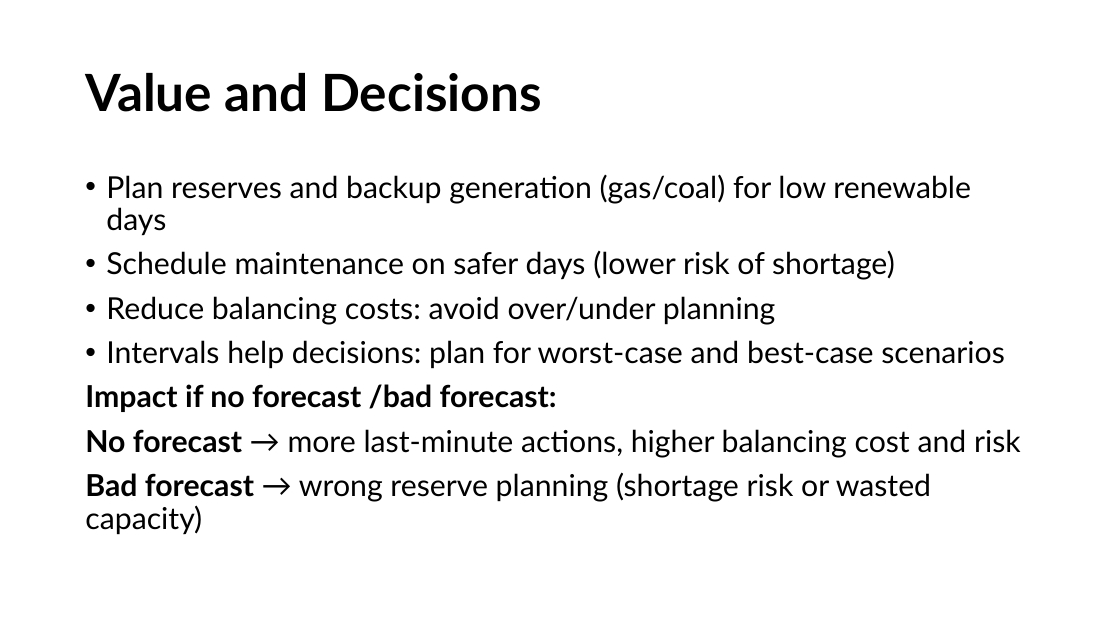
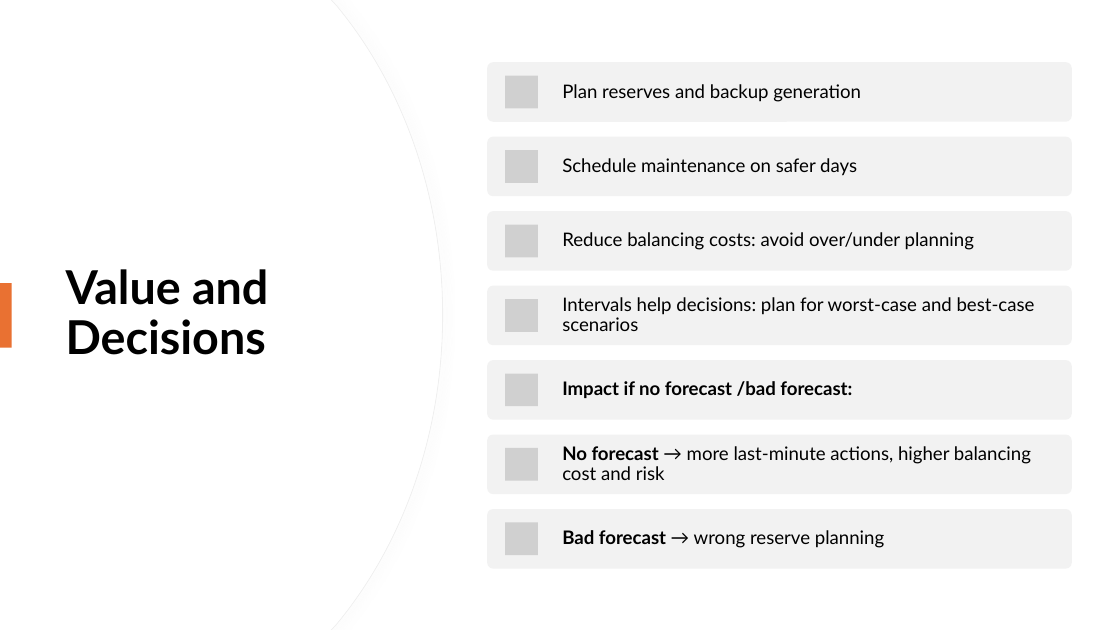
Before and after one commit to mireiamonbu/Spanish-Forecasters-MireiaMontoya-EnriqueRuiz, a slide deck: slide 4 of presentation/CapstonProject.pptx (slide 16 before the commit). Drawn at 1120x630 pixels with LibreOffice and Linux fonts; fonts in the diff are those of the drawing; grey boxes stand for pictures. Boxes give left, top, right and bottom in pixels: in the first picture for what was removed or moved away, otherwise in the second. Text is boxed around its words. In the diff, an @@ line names an element or a change of style, - is before the commit and + after.

```diff
--- a/presentation/CapstonProject.pptx
+++ b/presentation/CapstonProject.pptx
@@ freeform shape added at [0, 0, 443, 630], fill #FFFFFF, outline #EFEFEF 0.75 pt @@
@@ freeform shape added at [0, 0, 442, 630], fill #FFFFFF @@
@@ title "Value and Decisions": place and size @@
-title "Value and Decisions" at [85, 73, 541, 112]
+title "Value and Decisions" at [66, 269, 268, 355]
@@ title "Value and Decisions" at [66, 269, 268, 355]: size 44 to 40 pt @@
@@ text removed at [85, 174, 1021, 534] @@
-• Plan reserves and backup generation (gas/coal) for low renewable days
-• Schedule maintenance on safer days (lower risk of shortage)
-• Reduce balancing costs: avoid over/under planning
-• Intervals help decisions: plan for worst-case and best-case scenarios
-Impact if no forecast /bad forecast:
-No forecast → more last-minute actions, higher balancing cost and risk
-Bad forecast → wrong reserve planning (shortage risk or wasted capacity)
@@ rectangle added at [0, 283, 12, 348], fill #E97132 @@
@@ group added at [487, 62, 1072, 569]: 7 rounded rectangles, 7 pictures, 7 texts @@
+Plan reserves and backup generation
+Schedule maintenance on safer days
+Reduce balancing costs: avoid over/under planning
+Intervals help decisions: plan for worst-case and best-case scenarios
+Impact if no forecast /bad forecast:
+No forecast → more last-minute actions, higher balancing cost and risk
+Bad forecast → wrong reserve planning
```
Also in this commit, not shown: 12 other slides changed, 1 slide added, 5 slides removed, 20 other files.
